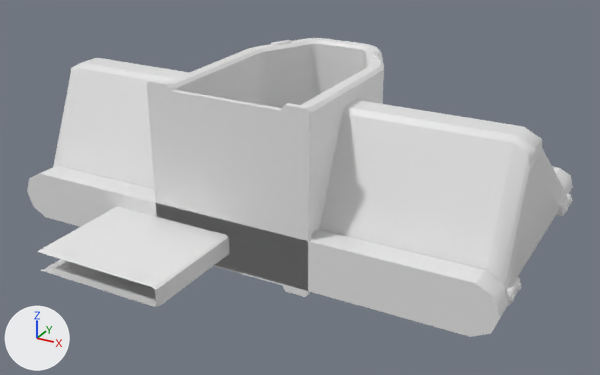
The Blender file src/addons/no_mans_sky_base_builder/models-high-res/assets/S_CHEV_DOOR.blend, before and after one commit.
Before and after are seen from a camera (50 mm lens) standing at (4.43, -6.5, 4.1) and looking at (0.26, 1.08, 0.31). Every picture has the same lights, and +X, +Y and +Z are marked at lower left. The first picture is the older version.

Names of what the first picture shows: 'S_CHEV_DOOR'.
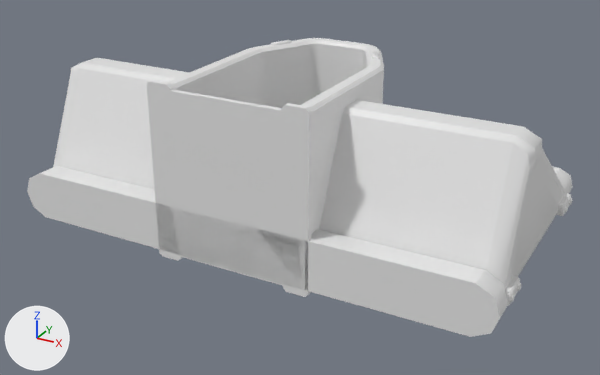
Where the change shows, as pixel boxes [x1, y1, x2, y2] in the pictures (600 x 375 px; the box of a moved part takes in the faces that stretch with it):
part 1 of me_s_chev_door, moved or reshaped (not visible afterwards): before [60, 249, 79, 257]
part 2 of me_s_chev_door, moved or reshaped (not visible afterwards): before [128, 270, 147, 278]
part 3 of me_s_chev_door, moved or reshaped (not visible afterwards): before [156, 246, 229, 306]
part 4 of me_s_chev_door, moved or reshaped (not visible afterwards): before [155, 237, 229, 298]
part 5 of me_s_chev_door, moved or reshaped (not visible afterwards): before [41, 259, 156, 307]
part 6 of me_s_chev_door, moved or reshaped (not visible afterwards): before [152, 235, 228, 289]
part 7 of me_s_chev_door, moved or reshaped (not visible afterwards): before [38, 207, 225, 287]

Patch to the scene script:
```diff
--- a/src/addons/no_mans_sky_base_builder/models-high-res/assets/S_CHEV_DOOR.blend.py
+++ b/src/addons/no_mans_sky_base_builder/models-high-res/assets/S_CHEV_DOOR.blend.py
@@ me_s_chev_door @@
 # used by ob_s_chev_door; location = (0.0, 0.0, 0.0)
-me_s_chev_door.from_pydata(...)  # 3525 vertices, 1632 faces; spans x -2.94..2.94, y -1.22..3.39, z -0.46..1.66
+me_s_chev_door.from_pydata(...)  # 3515 vertices, 1501 faces; spans x -2.94..2.94, y 0.0..3.39, z -0.46..1.66
+# me_s_chev_door part 1: the loose piece of 4 vertices spanning x -1.27..-1.12, y -1.17..-1.05, z 0.12 is moved by (-0.6, 1.3, 0.0)
+# me_s_chev_door part 2: the loose piece of 4 vertices spanning x -0.39..-0.24, y -1.17..-1.05, z 0.12 is moved by (-0.6, 1.3, -0.24)
+# me_s_chev_door part 3: the loose piece of 8 vertices spanning x -0.02..0.0, y -1.22..1.27, z -0.1..0.0 is moved by (-0.6, 1.3, 0.0)
+# me_s_chev_door part 4: the loose piece of 8 vertices spanning x -0.02..0.0, y -1.22..1.27, z 0.0..0.1 is moved by (-0.6, 1.3, 0.0)
+# me_s_chev_door part 5: the loose piece of 8 vertices spanning x -1.51..-0.04, y -1.22..1.27, z -0.12..-0.11 is moved by (-0.6, 1.3, 0.0)
+# me_s_chev_door part 6: the loose piece of 8 vertices spanning x -0.06..0.0, y -1.22..1.27, z 0.09..0.12 is moved by (-0.6, 1.3, 0.0)
+# me_s_chev_door part 7: the loose piece of 8 vertices spanning x -1.51..-0.04, y -1.22..1.27, z 0.11..0.12 is moved by (-0.6, 1.3, 0.0)
+# other edits to the shape of me_s_chev_door do not show in these pictures
 me_s_chev_door.materials.append(mat_stonetrimmat)
```
